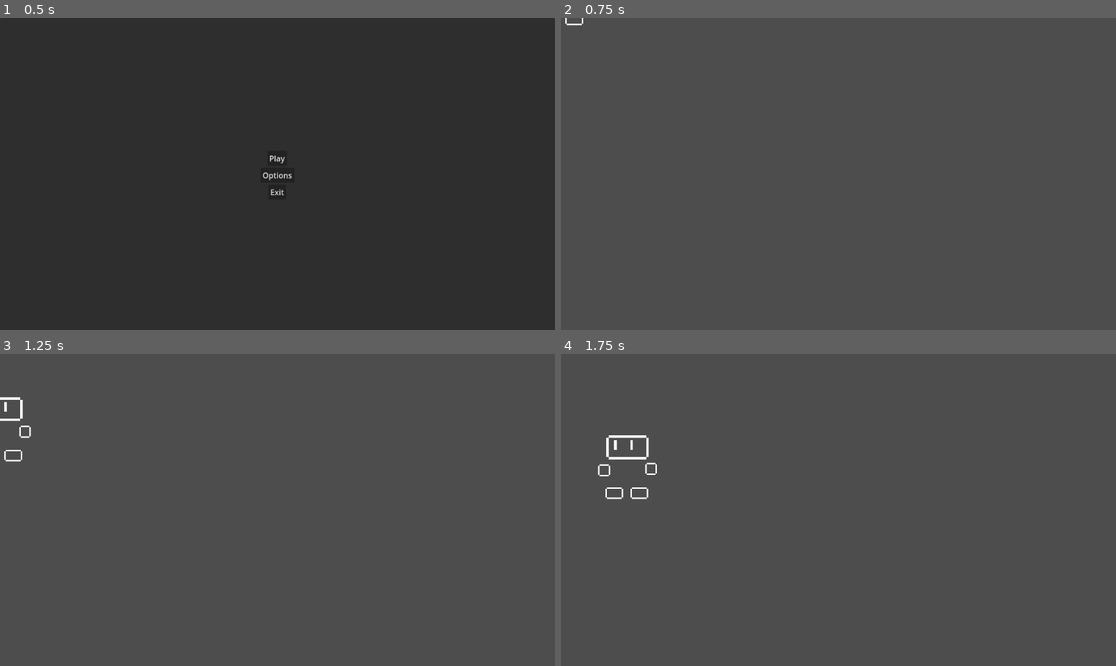
Above: before the commit, frames 1-4 (two rows, left to right).
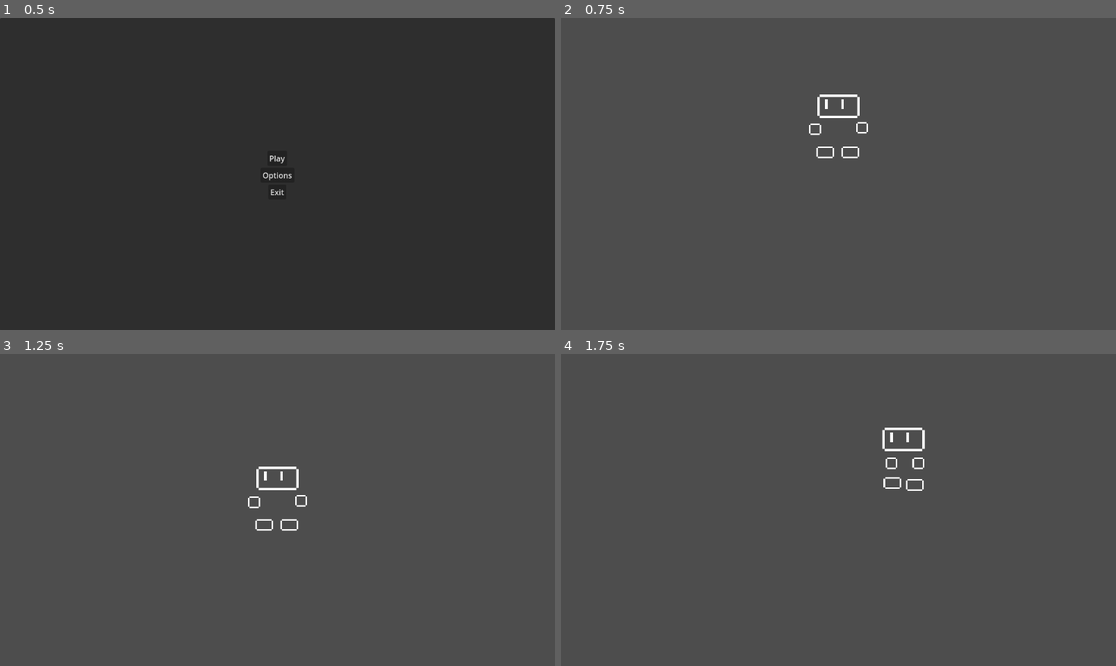
Above: after the commit, the same moments.

Repository: TotallyNotAlex20/last-planet
Game: Godot game, scene res://main.tscn
The game is run twice, just before and just after one commit, with the same random seed, the same clock (stepped at 60 frames per second) and the same inputs.
Inputs:
- Up to frame 1 (0.5 s): no input
- Up to frame 2 (0.75 s): click "Play" at 0.5 s
- Up to frame 3 (1.25 s): no input
- Up to frame 4 (1.75 s): tap Enter (ui_accept) at 1.25, 1.52 s; hold Right (ui_right) from 1.28 s (still down)

Frame 1 is identical in both runs. In frame 2, 0.4% of the frame differs, in the area x 0-56%, y 0-45%; in frame 3, 0.6%; in frame 4, 0.8%, in the area x 6-66%, y 23-47%.

Commit message:
fixed walking animation

Diff:
--- a/main_menu.tscn
+++ b/main_menu.tscn
@@ -8,6 +8,7 @@
 script = ExtResource("1_gcodk")
 
 [node name="Panel" type="Panel" parent="."]
+layout_mode = 0
 offset_right = 1152.0
 offset_bottom = 650.0
 
--- a/odi.gd
+++ b/odi.gd
@@ -5,14 +5,12 @@
 const SPEED = 300.0
 const JUMP_VELOCITY = -400.0
 
-# Get the gravity from the project settings to be synced with RigidBody nodes.
 var gravity = ProjectSettings.get_setting("physics/2d/default_gravity")
 
 func _ready():
 	animator.play("idle")
 
 func _physics_process(delta):
-
 	if not is_on_floor():
 		velocity.y += gravity * delta
 
@@ -22,7 +20,9 @@
 	var direction = Input.get_axis("ui_left", "ui_right")
 	if direction:
 		velocity.x = direction * SPEED
+		animator.play("walk")
 	else:
+		animator.play("idle")
 		velocity.x = move_toward(velocity.x, 0, SPEED)
 
 	move_and_slide()
--- a/odi.tscn
+++ b/odi.tscn
@@ -4,6 +4,93 @@
 [ext_resource type="Texture2D" uid="uid://dqf8erre2sa7e" path="res://sprites/odi/head.png" id="1_pah22"]
 [ext_resource type="Texture2D" uid="uid://b17l7g7b1dqb8" path="res://sprites/odi/leg.png" id="2_ycj7a"]
 [ext_resource type="Texture2D" uid="uid://0grfvlvffl74" path="res://sprites/odi/fist.png" id="3_3rt8d"]
+
+[sub_resource type="Animation" id="Animation_kfef1"]
+length = 0.001
+tracks/0/type = "value"
+tracks/0/imported = false
+tracks/0/enabled = true
+tracks/0/path = NodePath("AnimationPlayer:root_motion_track")
+tracks/0/interp = 1
+tracks/0/loop_wrap = true
+tracks/0/keys = {
+"times": PackedFloat32Array(0),
+"transitions": PackedFloat32Array(1),
+"update": 1,
+"values": [NodePath("")]
+}
+tracks/1/type = "value"
+tracks/1/imported = false
+tracks/1/enabled = true
+tracks/1/path = NodePath("hands/Fist:position")
+tracks/1/interp = 1
+tracks/1/loop_wrap = true
+tracks/1/keys = {
+"times": PackedFloat32Array(0),
+"transitions": PackedFloat32Array(1),
+"update": 0,
+"values": [Vector2(-15, -19)]
+}
+tracks/2/type = "value"
+tracks/2/imported = false
+tracks/2/enabled = true
+tracks/2/path = NodePath("hands/Fist2:position")
+tracks/2/interp = 1
+tracks/2/loop_wrap = true
+tracks/2/keys = {
+"times": PackedFloat32Array(0),
+"transitions": PackedFloat32Array(1),
+"update": 0,
+"values": [Vector2(17, -20)]
+}
+tracks/3/type = "value"
+tracks/3/imported = false
+tracks/3/enabled = true
+tracks/3/path = NodePath("legs/Leg2:position")
+tracks/3/interp = 1
+tracks/3/loop_wrap = true
+tracks/3/keys = {
+"times": PackedFloat32Array(0),
+"transitions": PackedFloat32Array(1),
+"update": 0,
+"values": [Vector2(9, -4)]
+}
+tracks/4/type = "value"
+tracks/4/imported = false
+tracks/4/enabled = true
+tracks/4/path = NodePath("legs/Leg:position")
+tracks/4/interp = 1
+tracks/4/loop_wrap = true
+tracks/4/keys = {
+"times": PackedFloat32Array(0),
+"transitions": PackedFloat32Array(1),
+"update": 0,
+"values": [Vector2(-8, -4)]
+}
+tracks/5/type = "value"
+tracks/5/imported = false
+tracks/5/enabled = true
+tracks/5/path = NodePath("Head:position")
+tracks/5/interp = 1
+tracks/5/loop_wrap = true
+tracks/5/keys = {
+"times": PackedFloat32Array(0),
+"transitions": PackedFloat32Array(1),
+"update": 0,
+"values": [Vector2(1, -36)]
+}
+tracks/6/type = "value"
+tracks/6/imported = false
+tracks/6/enabled = true
+tracks/6/path = NodePath("hands:position")
+tracks/6/interp = 1
+tracks/6/loop_wrap = true
+tracks/6/keys = {
+"times": PackedFloat32Array(0),
+"transitions": PackedFloat32Array(1),
+"update": 0,
+"values": [Vector2(0, 0)]
+}
 
 [sub_resource type="Animation" id="Animation_tivvf"]
 resource_name = "idle"
@@ -82,105 +169,6 @@
 "values": [Vector2(-8, -4), Vector2(-8, -4)]
 }
 
-[sub_resource type="Animation" id="Animation_kfef1"]
-length = 0.001
-tracks/0/type = "value"
-tracks/0/imported = false
-tracks/0/enabled = true
-tracks/0/path = NodePath("AnimationPlayer:root_motion_track")
-tracks/0/interp = 1
-tracks/0/loop_wrap = true
-tracks/0/keys = {
-"times": PackedFloat32Array(0),
-"transitions": PackedFloat32Array(1),
-"update": 1,
-"values": [NodePath("")]
-}
-tracks/1/type = "value"
-tracks/1/imported = false
-tracks/1/enabled = true
-tracks/1/path = NodePath("hands/Fist:position")
-tracks/1/interp = 1
-tracks/1/loop_wrap = true
-tracks/1/keys = {
-"times": PackedFloat32Array(0),
-"transitions": PackedFloat32Array(1),
-"update": 0,
-"values": [Vector2(-15, -19)]
-}
-tracks/2/type = "value"
-tracks/2/imported = false
-tracks/2/enabled = true
-tracks/2/path = NodePath("hands/Fist2:position")
-tracks/2/interp = 1
-tracks/2/loop_wrap = true
-tracks/2/keys = {
-"times": PackedFloat32Array(0),
-"transitions": PackedFloat32Array(1),
-"update": 0,
-"values": [Vector2(17, -20)]
-}
-tracks/3/type = "value"
-tracks/3/imported = false
-tracks/3/enabled = true
-tracks/3/path = NodePath("legs/Leg2:position")
-tracks/3/interp = 1
-tracks/3/loop_wrap = true
-tracks/3/keys = {
-"times": PackedFloat32Array(0),
-"transitions": PackedFloat32Array(1),
-"update": 0,
-"values": [Vector2(9, -4)]
-}
-tracks/4/type = "value"
-tracks/4/imported = false
-tracks/4/enabled = true
-tracks/4/path = NodePath("legs/Leg:position")
-tracks/4/interp = 1
-tracks/4/loop_wrap = true
-tracks/4/keys = {
-"times": PackedFloat32Array(0),
-"transitions": PackedFloat32Array(1),
-"update": 0,
-"values": [Vector2(-8, -4)]
-}
-tracks/5/type = "value"
-tracks/5/imported = false
-tracks/5/enabled = true
-tracks/5/path = NodePath("Head:position")
-tracks/5/interp = 1
-tracks/5/loop_wrap = true
-tracks/5/keys = {
-"times": PackedFloat32Array(0),
-"transitions": PackedFloat32Array(1),
-"update": 0,
-"values": [Vector2(1, -36)]
-}
-tracks/6/type = "value"
-tracks/6/imported = false
-tracks/6/enabled = true
-tracks/6/path = NodePath("hands:position")
-tracks/6/interp = 1
-tracks/6/loop_wrap = true
-tracks/6/keys = {
-"times": PackedFloat32Array(0),
-"transitions": PackedFloat32Array(1),
-"update": 0,
-"values": [Vector2(0, 0)]
-}
-tracks/7/type = "value"
-tracks/7/imported = false
-tracks/7/enabled = true
-tracks/7/path = NodePath(".:position")
-tracks/7/interp = 1
-tracks/7/loop_wrap = true
-tracks/7/keys = {
-"times": PackedFloat32Array(0),
-"transitions": PackedFloat32Array(1),
-"update": 0,
-"values": [Vector2(0, 0)]
-}
-
 [sub_resource type="Animation" id="Animation_42jy1"]
 resource_name = "walk"
 length = 2.0
@@ -260,22 +248,10 @@
 tracks/6/type = "value"
 tracks/6/imported = false
 tracks/6/enabled = true
-tracks/6/path = NodePath(".:position")
+tracks/6/path = NodePath("AnimationPlayer:root_motion_track")
 tracks/6/interp = 1
 tracks/6/loop_wrap = true
 tracks/6/keys = {
-"times": PackedFloat32Array(0, 0.5, 1, 1.5, 2),
-"transitions": PackedFloat32Array(1, 1, 1, 1, 1),
-"update": 0,
-"values": [Vector2(0, 0), Vector2(0, 0), Vector2(0, 0), Vector2(0, 0), Vector2(0, 0)]
-}
-tracks/7/type = "value"
-tracks/7/imported = false
-tracks/7/enabled = true
-tracks/7/path = NodePath("AnimationPlayer:root_motion_track")
-tracks/7/interp = 1
-tracks/7/loop_wrap = true
-tracks/7/keys = {
 "times": PackedFloat32Array(0),
 "transitions": PackedFloat32Array(1),
 "update": 1,
--- a/test_game_scene.tscn
+++ b/test_game_scene.tscn
@@ -18,4 +18,5 @@
 shape = SubResource("RectangleShape2D_ojynk")
 
 [node name="Odi" parent="." instance=ExtResource("1_je76d")]
+position = Vector2(573, 276)
 scale = Vector2(3.04, 3.04)
